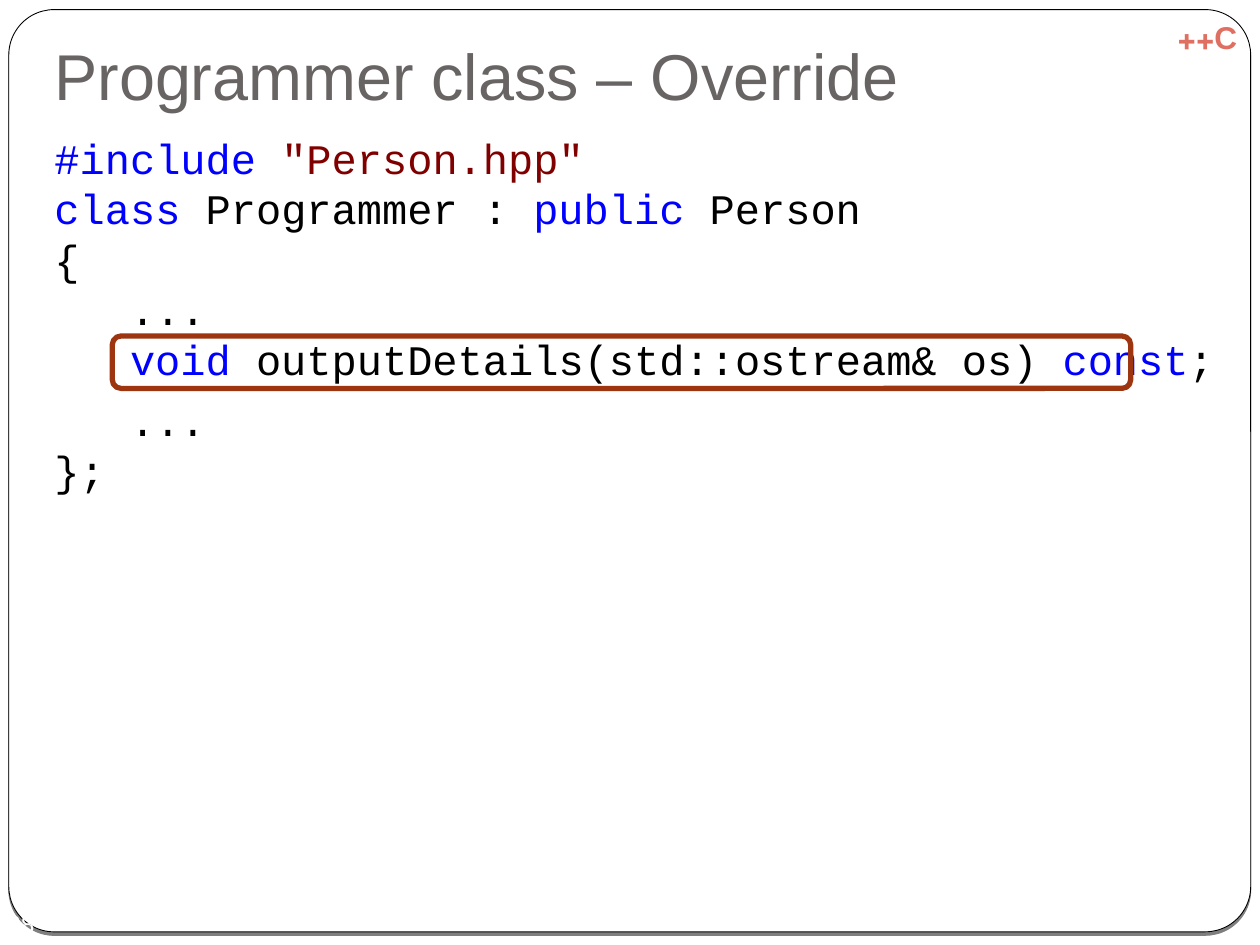
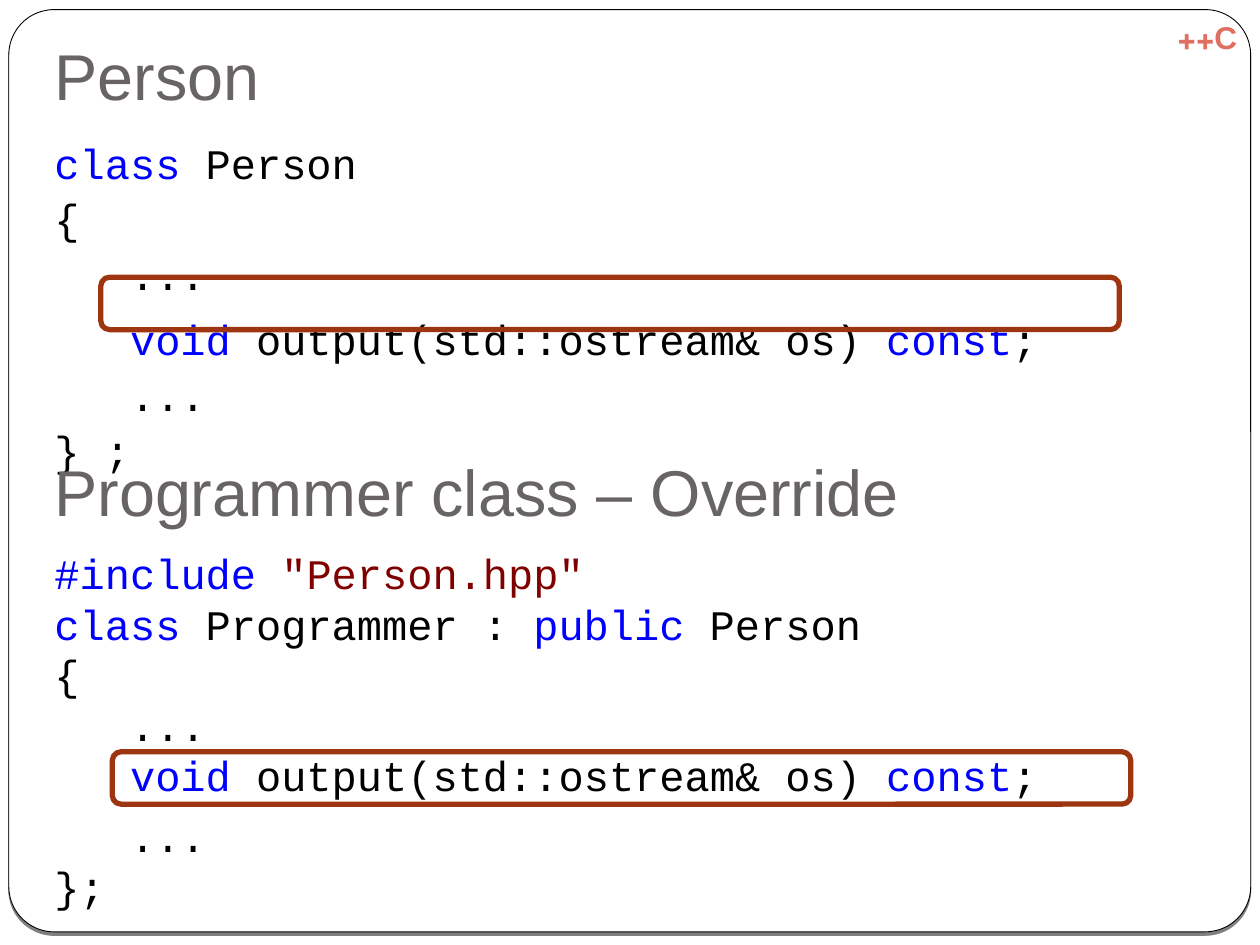
Before and after one commit to cpp-at-ariel/cpp-5779, a slide deck: slide 19 of 06-inheritance/slides-inheritance.odp (slide 28 before the commit). Drawn at 1260x945 pixels with LibreOffice and Linux fonts; fonts in the diff are those of the drawing. Boxes give left, top, right and bottom in pixels: in the first picture for what was removed or moved away, otherwise in the second. Text is boxed around its words. In the diff, an @@ line names an element or a change of style, - is before the commit and + after.

```diff
--- a/06-inheritance/slides-inheritance.odp
+++ b/06-inheritance/slides-inheritance.odp
@@ title added at (x1=54, y1=55, x2=259, y2=101), 37 pt, text #696464 @@
+Person
@@ text at (x1=54, y1=148, x2=1037, y2=364): text changed @@
-#include "Person.hpp"
-class Programmer : public Person
-{
-...
-void outputDetails(std::ostream& os) const;
-...
-};
+class Person
+{
+...
+void output(std::ostream& os) const;
+...
+} ;
@@ rounded rectangle moved from (x1=112, y1=336, x2=1130, y2=389) to (x1=101, y1=277, x2=1119, y2=330) @@
@@ title "Programmer class – Override" rewrapped from (x1=54, y1=53, x2=899, y2=112) to (x1=54, y1=465, x2=899, y2=528) @@
@@ text added at (x1=54, y1=559, x2=1037, y2=804), 24 pt, text #000000 @@
+#include "Person.hpp"
+class Programmer : public Person
+{
+...
+void output(std::ostream& os) const;
+...
+};
@@ rounded rectangle added at (x1=112, y1=752, x2=1130, y2=805), outline #9C3510 3 pt @@
@@ page number removed at (x1=7, y1=914, x2=34, y2=931) @@
-28
```
Also in this commit, not shown: 10 other slides changed, 8 slides removed, 3 other files.
